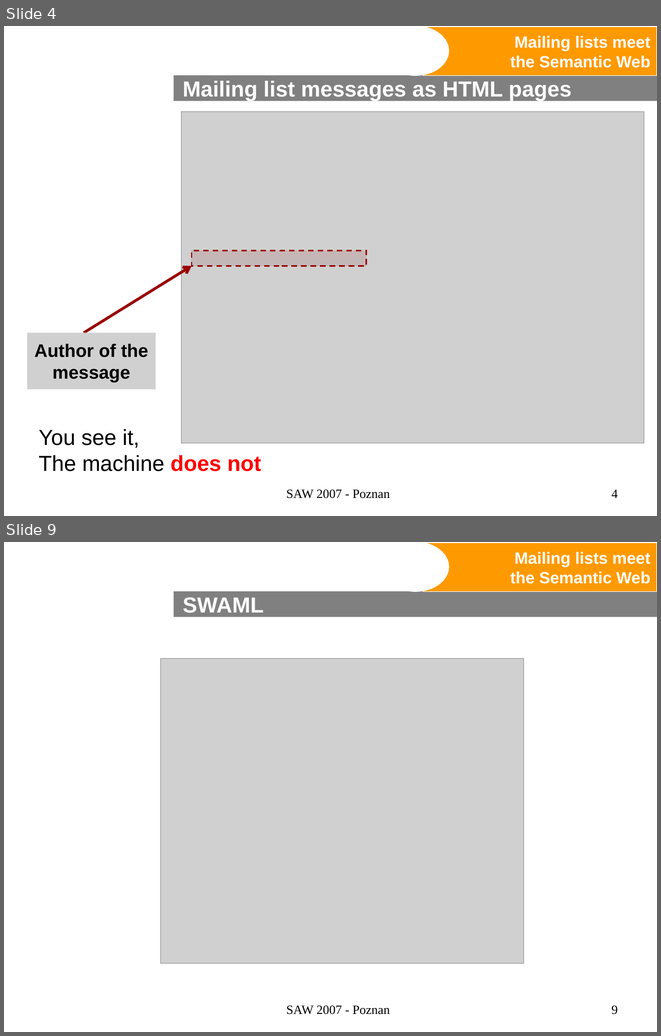
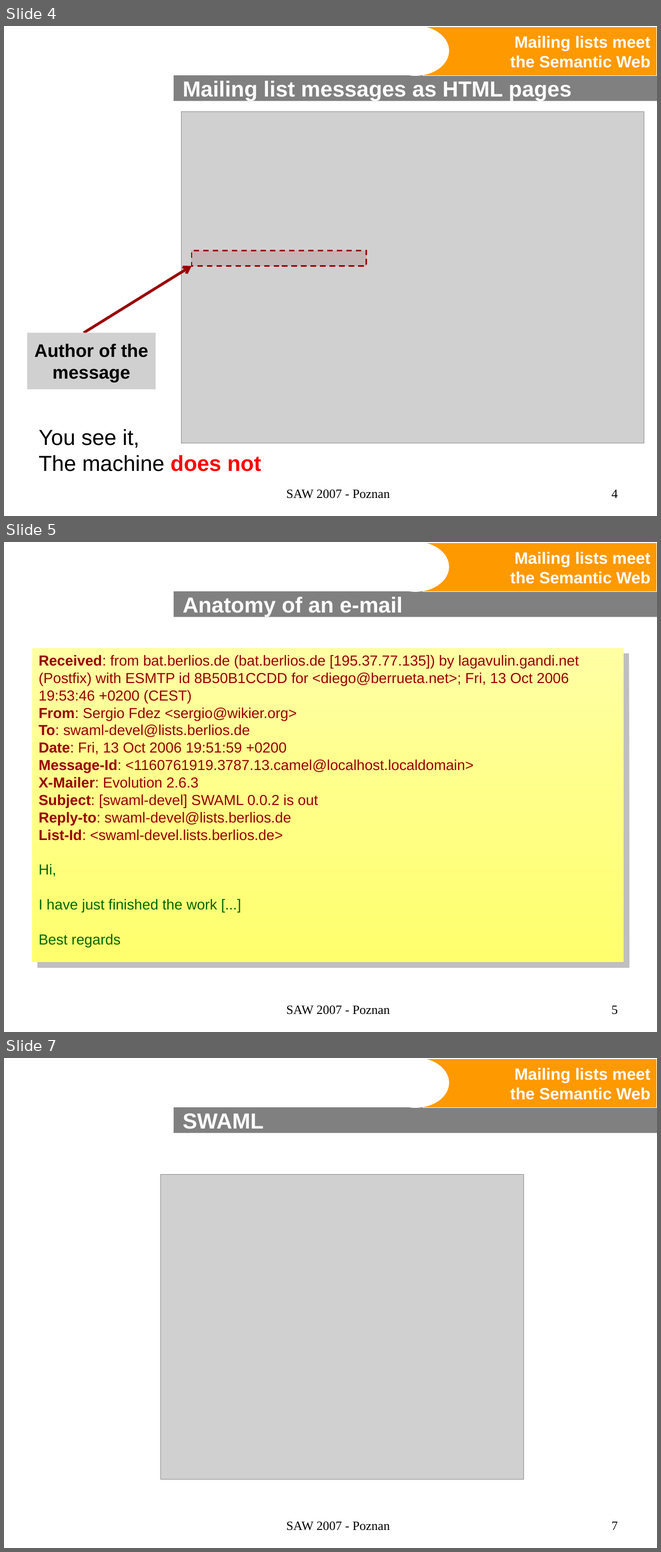
Before and after one commit to wikier/swaml, a slide deck: doc/talks/20070427-saw2007/swaml.ppt. Shown one above the other, each under a label of ours: slides 4 and 9 before the commit, slides 4, 5 and 7 after it; the slides between them are not shown. The pictures are 661x1036 and 661x1552 pixels, drawn with LibreOffice and Linux fonts; fonts in the diff are those of the drawing; grey boxes stand for pictures; background and template pictures are left out. Boxes give left, top, right and bottom in pixels: in the first picture for what was removed or moved away, otherwise in the second. Text is boxed around its words. In the diff, an @@ line names an element or a change of style, - is before the commit and + after.

```diff
--- a/doc/talks/20070427-saw2007/swaml.ppt
+++ b/doc/talks/20070427-saw2007/swaml.ppt
@@ slide 5 added at (4,542,657,1032), background #FFFFFF; not listed: 3 template elements that a slide beside it also shows @@
@@ title added at (183,597,403,617), 24 pt, text #FFFFFF, bold @@
+Anatomy of an e-mail
@@ rectangle added at (32,648,624,961), fill gradient #FFFFA3 to #FFFF6D @@
@@ text added at (38,655,579,947), 16 pt, text #990000 @@
+Received: from bat.berlios.de (bat.berlios.de [195.37.77.135]) by lagavulin.gandi.net (Postfix) with ESMTP id 8B50B1CCDD for <diego@berrueta.net>; Fri, 13 Oct 2006 19:53:46 +0200 (CEST)
+From: Sergio Fdez <sergio@wikier.org>
+To: swaml-devel@lists.berlios.de
+Date: Fri, 13 Oct 2006 19:51:59 +0200
+Message-Id: <1160761919.3787.13.camel@localhost.localdomain>
+X-Mailer: Evolution 2.6.3
+Subject: [swaml-devel] SWAML 0.0.2 is out
+Reply-to: swaml-devel@lists.berlios.de
+List-Id: <swaml-devel.lists.berlios.de>
+Hi,
+I have just finished the work [...]
+Best regards
@@ text added at (286,1005,390,1014), 14 pt, text #000000 @@
+SAW 2007 - Poznan
@@ page number added at (611,1005,618,1014), 14 pt, text #000000 @@
+5
@@ what was slide 9 is now slide 7 @@
@@ page number at (611,1521,618,1530): text changed @@
-9
+7
```
Also in this commit, not shown: 4 slides changed, 2 other slides added, 5 slides removed.
